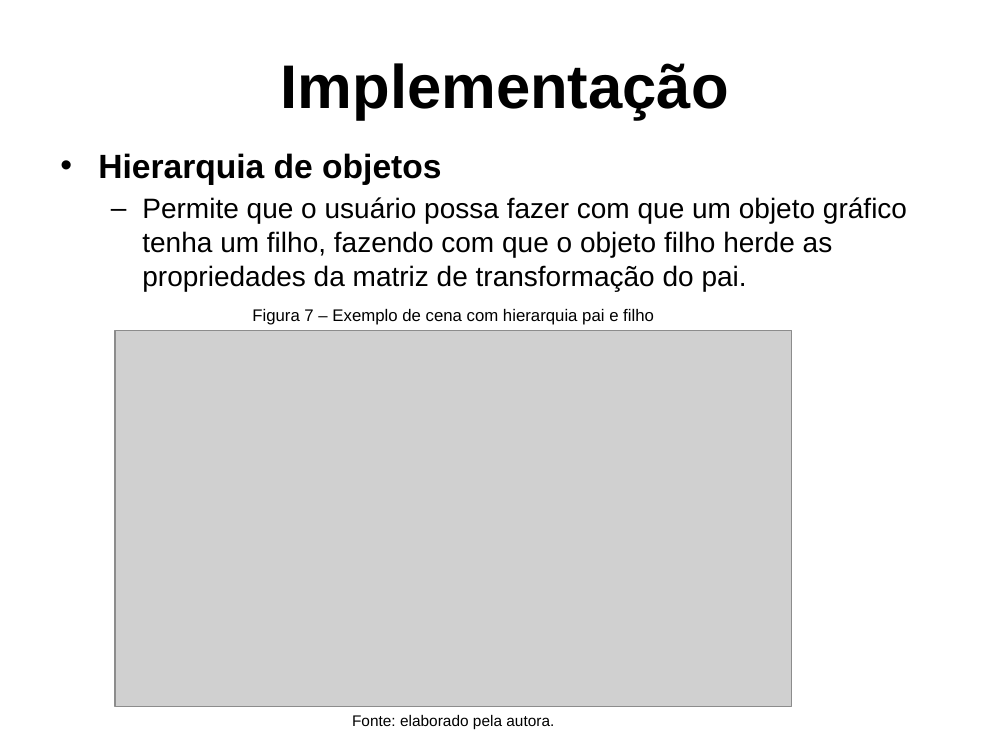
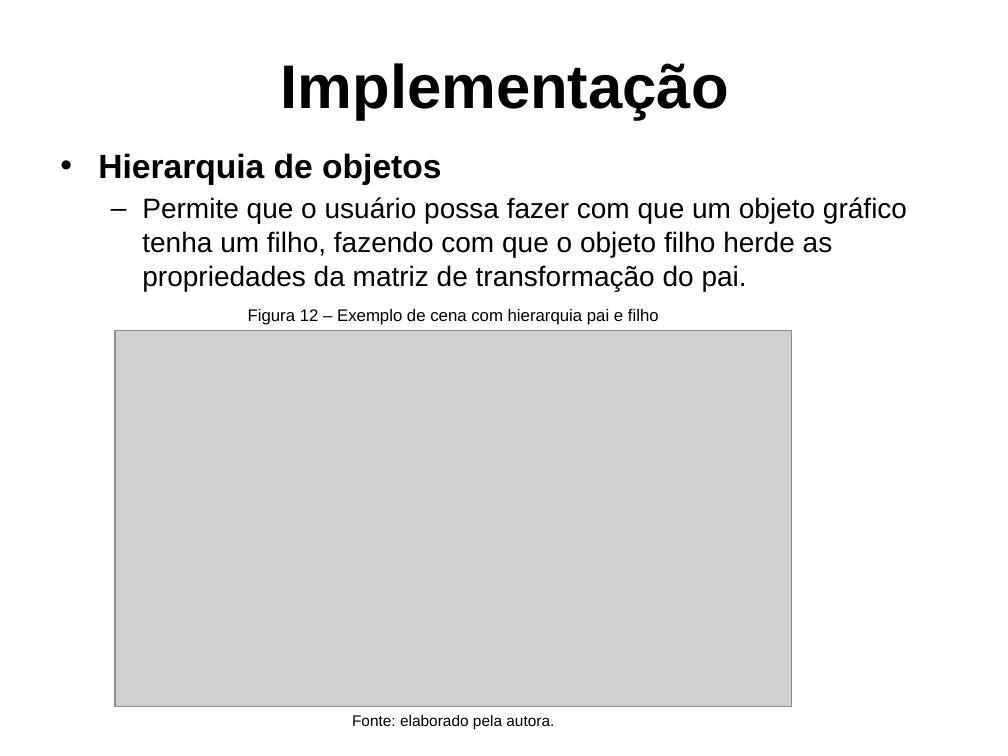
Before and after one commit to PanicAThePython/tcc_NataliaSensWeise, a slide deck: slide 30 of Slides_NataliaSensWeise.pptx (slide 25 before the commit). Drawn at 1008x756 pixels with LibreOffice and Linux fonts; fonts in the diff are those of the drawing; grey boxes stand for pictures; background and template pictures are left out. Boxes give left, top, right and bottom in pixels: in the first picture for what was removed or moved away, otherwise in the second. Text is boxed around its words. In the diff, an @@ line names an element or a change of style, - is before the commit and + after.

```diff
--- a/Slides_NataliaSensWeise.pptx
+++ b/Slides_NataliaSensWeise.pptx
@@ text at [248, 309, 659, 325]: text changed @@
-Figura 7 – Exemplo de cena com hierarquia pai e filho
+Figura 12 – Exemplo de cena com hierarquia pai e filho
```
Also in this commit, not shown: 14 other slides changed, 5 slides added, 6 other files.
